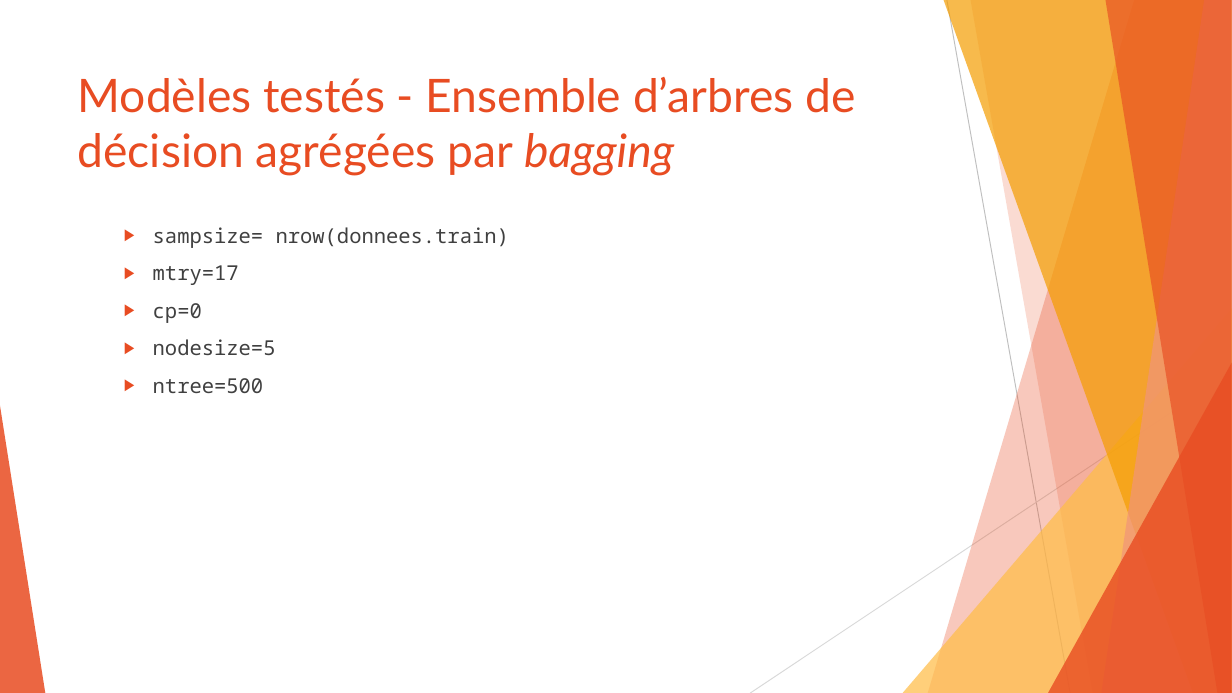
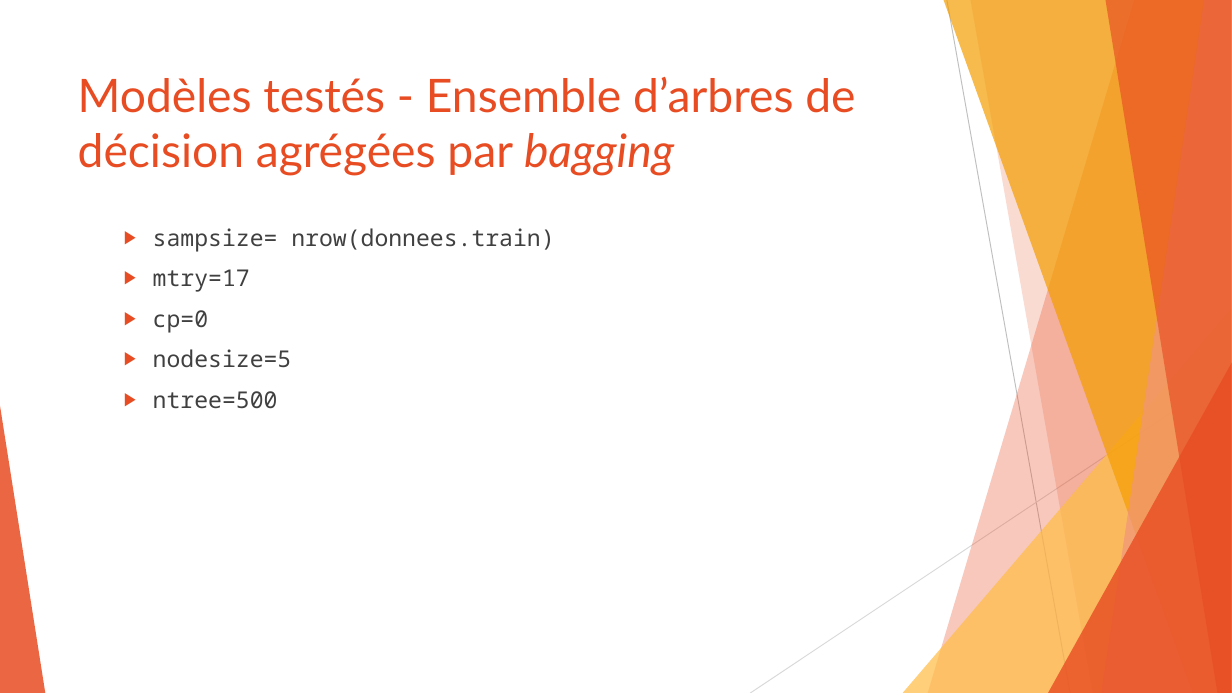
Before and after one commit to SamuelProvencher/TP-Apprentissage, a slide deck: slide 15 of PP.pptx. Drawn at 1232x693 pixels with LibreOffice and Linux fonts; fonts in the diff are those of the drawing. Boxes give left, top, right and bottom in pixels: in the first picture for what was removed or moved away, otherwise in the second. Text is boxed around its words. In the diff, an @@ line names an element or a change of style, - is before the commit and + after.

```diff
--- a/PP.pptx
+++ b/PP.pptx
@@ text "sampsize= nrow(donnees.train)" at (153,228,554,409): size 16 to 18 pt @@
```
Also in this commit, not shown: 3 other slides changed, 1 other file.
